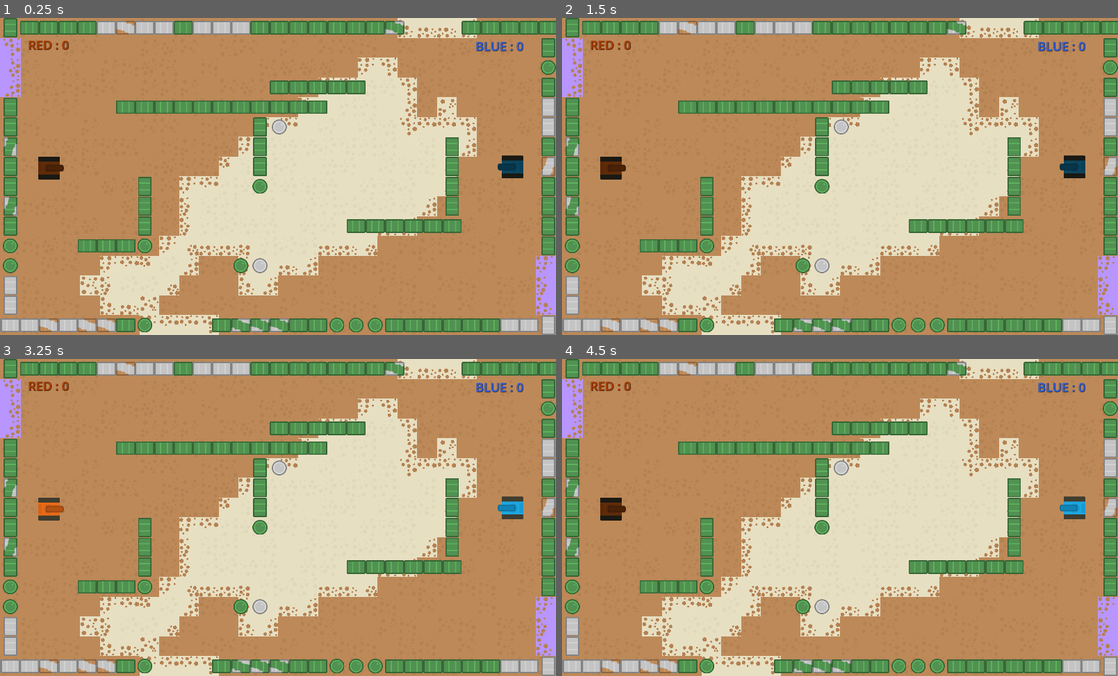
Above: before the commit, frames 1-4 (two rows, left to right).
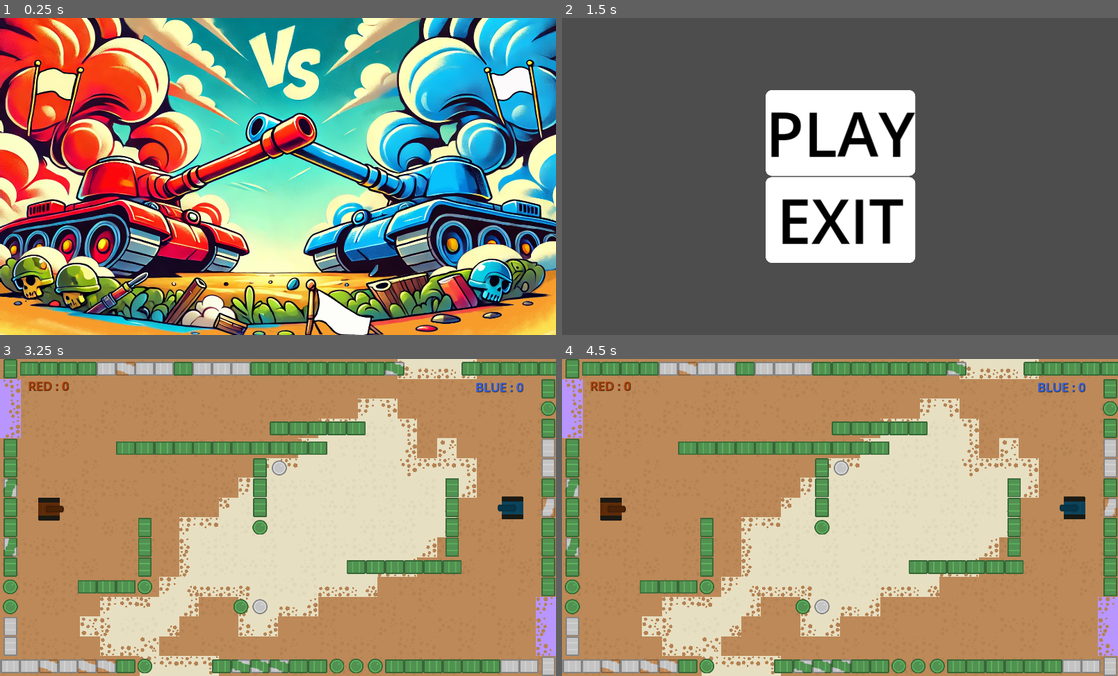
Above: after the commit, the same moments.

Repository: Iron-Wolf/snippy_tank
Game: Godot game, scene res://scenes/menus/intro.tscn
The game is run twice, just before and just after one commit, with the same random seed, the same clock (stepped at 60 frames per second) and the same inputs. Before the commit the project starts from res://scenes/world.tscn.
Inputs (mouse positions are in pixels of both pictures, inside the frame that each line leads up to):
- Up to frame 1 (0.25 s): no input
- Up to frame 2 (1.5 s): tap Enter at 0.5 s; tap Space at 1.25 s
- Up to frame 3 (3.25 s): click (278, 473) at 2 s, where only the run after the commit has a clickable "PLAY"; tap Enter at 2.75 s
- Up to frame 4 (4.5 s): tap Space at 3.5 s; tap Enter at 4.25 s

The runs differ from the first frame. In frame 1, 99% of the frame differs, in the area x 0-100%, y 0-100%; in frame 2, 100%; in frame 3, 0.6%; in frame 4, 0.3%.

Commit message:
init menus

Diff:
--- a/project.godot
+++ b/project.godot
@@ -11,7 +11,7 @@
 [application]
 
 config/name="snippy_tank"
-run/main_scene="res://scenes/world.tscn"
+run/main_scene="res://scenes/menus/intro.tscn"
 config/features=PackedStringArray("4.3", "GL Compatibility")
 config/icon="res://icon.svg"
 
--- a/scenes/world.tscn
+++ b/scenes/levels/world.tscn
@@ -1,25 +1,25 @@
 [gd_scene load_steps=28 format=4 uid="uid://dok78wo6lur2l"]
 
-[ext_resource type="Texture2D" uid="uid://c4x5rsq50hpic" path="res://assets/Spritesheet/background_sheet.png" id="1_pnfxt"]
-[ext_resource type="PackedScene" uid="uid://cocrreaiubffw" path="res://scenes/player.tscn" id="2_26ecd"]
-[ext_resource type="Texture2D" uid="uid://dv1135s6ess4b" path="res://assets/Spritesheet/dirtrock_sheet.png" id="2_ipiyx"]
-[ext_resource type="Texture2D" uid="uid://qojcxjk2mumb" path="res://assets/Spritesheet/barrel_side_sheet.png" id="3_k44dx"]
-[ext_resource type="Texture2D" uid="uid://d1s7jv8yxuj6m" path="res://assets/Spritesheet/sandrock_sheet.png" id="3_tebd1"]
-[ext_resource type="Texture2D" uid="uid://cna4d3knisb6c" path="res://assets/Spritesheet/barrel_top_sheet.png" id="4_3g84g"]
-[ext_resource type="Texture2D" uid="uid://bi2olwm8vg44f" path="res://assets/Tanks/tankRed.png" id="4_d16pt"]
-[ext_resource type="AudioStream" uid="uid://h7echt0b5iw" path="res://assets/sound/March_and_Play_guitar_loop.mp3" id="5_m7y4h"]
-[ext_resource type="Texture2D" uid="uid://63v6o20qnq8t" path="res://assets/Tanks/barrelRed_outline.png" id="5_xguky"]
-[ext_resource type="Texture2D" uid="uid://ctb73y5k3eiac" path="res://assets/Tanks/tankBlue.png" id="6_h7v4c"]
-[ext_resource type="Script" path="res://scripts/audio.gd" id="7_7a1p1"]
-[ext_resource type="Texture2D" uid="uid://bjwryy7vy8j7l" path="res://assets/Tanks/barrelBlue_outline.png" id="7_eml6a"]
-[ext_resource type="AudioStream" uid="uid://cv1qjfwqtme64" path="res://assets/sound/March_and_Play_intro.mp3" id="8_ikfit"]
-[ext_resource type="AudioStream" uid="uid://cmg4itiisuui3" path="res://assets/sound/March_and_Play_trumpet_v2.mp3" id="11_afg07"]
-[ext_resource type="Script" path="res://scripts/score.gd" id="13_ke55v"]
-[ext_resource type="AudioStream" uid="uid://riokircuj4t0" path="res://assets/sound/arcade-ui-2_floraphonic.mp3" id="15_1h2wt"]
-[ext_resource type="Script" path="res://scripts/camera.gd" id="17_cnb27"]
+[ext_resource type="Texture2D" uid="uid://c4x5rsq50hpic" path="res://assets/Spritesheet/background_sheet.png" id="1_1tqys"]
+[ext_resource type="Texture2D" uid="uid://dv1135s6ess4b" path="res://assets/Spritesheet/dirtrock_sheet.png" id="2_620vp"]
+[ext_resource type="Texture2D" uid="uid://d1s7jv8yxuj6m" path="res://assets/Spritesheet/sandrock_sheet.png" id="3_uw3b7"]
+[ext_resource type="Texture2D" uid="uid://qojcxjk2mumb" path="res://assets/Spritesheet/barrel_side_sheet.png" id="4_hu2mc"]
+[ext_resource type="Texture2D" uid="uid://cna4d3knisb6c" path="res://assets/Spritesheet/barrel_top_sheet.png" id="5_eub2k"]
+[ext_resource type="PackedScene" uid="uid://cocrreaiubffw" path="res://scenes/player.tscn" id="6_b75l5"]
+[ext_resource type="Texture2D" uid="uid://bi2olwm8vg44f" path="res://assets/Tanks/tankRed.png" id="7_imy6x"]
+[ext_resource type="Texture2D" uid="uid://63v6o20qnq8t" path="res://assets/Tanks/barrelRed_outline.png" id="8_7ywuc"]
+[ext_resource type="Texture2D" uid="uid://ctb73y5k3eiac" path="res://assets/Tanks/tankBlue.png" id="9_dbxef"]
+[ext_resource type="Texture2D" uid="uid://bjwryy7vy8j7l" path="res://assets/Tanks/barrelBlue_outline.png" id="10_c8eiq"]
+[ext_resource type="AudioStream" uid="uid://cmg4itiisuui3" path="res://assets/sound/March_and_Play_trumpet_v2.mp3" id="11_5dw72"]
+[ext_resource type="AudioStream" uid="uid://h7echt0b5iw" path="res://assets/sound/March_and_Play_guitar_loop.mp3" id="12_28ma2"]
+[ext_resource type="Script" path="res://scripts/audio.gd" id="13_lhgkq"]
+[ext_resource type="AudioStream" uid="uid://cv1qjfwqtme64" path="res://assets/sound/March_and_Play_intro.mp3" id="14_f501t"]
+[ext_resource type="AudioStream" uid="uid://riokircuj4t0" path="res://assets/sound/arcade-ui-2_floraphonic.mp3" id="15_hlc30"]
+[ext_resource type="Script" path="res://scripts/score.gd" id="16_7d3p8"]
+[ext_resource type="Script" path="res://scripts/camera.gd" id="17_h02yi"]
 
 [sub_resource type="TileSetAtlasSource" id="TileSetAtlasSource_pbxqr"]
-texture = ExtResource("1_pnfxt")
+texture = ExtResource("1_1tqys")
 texture_region_size = Vector2i(128, 128)
 0:0/0 = 0
 1:0/0 = 0
@@ -142,33 +142,32 @@
 tile_map_data = PackedByteArray("AAAAAAQAAAAAAAAAAAAAAAUAAAAAAAAAAAAAAAYAAAABAAAAAAAAAAcAAAAAAAAAAAAAAAgAAAAAAAAAAAAAAA …(1744 unchanged characters)…
 tile_set = SubResource("TileSet_mb338")
 
-[node name="Player1" parent="." groups=["respawn"] instance=ExtResource("2_26ecd")]
+[node name="Player1" parent="." groups=["respawn"] instance=ExtResource("6_b75l5")]
 position = Vector2(154, 486)
 player_id = 1
-tank_texture = ExtResource("4_d16pt")
-barrel_texture = ExtResource("5_xguky")
-
-[node name="Player2" parent="." groups=["respawn"] instance=ExtResource("2_26ecd")]
+tank_texture = ExtResource("7_imy6x")
+barrel_texture = ExtResource("8_7ywuc")
+
+[node name="Player2" parent="." groups=["respawn"] instance=ExtResource("6_b75l5")]
 position = Vector2(1653, 480)
 rotation = 3.14159
 player_id = 2
-tank_texture = ExtResource("6_h7v4c")
-barrel_texture = ExtResource("7_eml6a")
+tank_texture = ExtResource("9_dbxef")
+barrel_texture = ExtResource("10_c8eiq")
 
 [node name="BackgroundAudio" type="AudioStreamPlayer" parent="."]
 stream = SubResource("AudioStreamSynchronized_j0fkd")
 volume_db = -5.0
-script = ExtResource("7_7a1p1")
-mute = true
+script = ExtResource("13_lhgkq")
 
 [node name="time_in_fight" type="Timer" parent="BackgroundAudio"]
 
 [node name="intro_audio" type="AudioStreamPlayer" parent="BackgroundAudio"]
-stream = ExtResource("8_ikfit")
+stream = ExtResource("14_f501t")
 volume_db = -5.0
 
 [node name="NewRoundAudio" type="AudioStreamPlayer" parent="BackgroundAudio"]
-stream = ExtResource("15_1h2wt")
+stream = ExtResource("15_hlc30")
 volume_db = -5.0
 
 [node name="UI" type="Control" parent="."]
--- /dev/null
+++ b/scenes/menus/intro.tscn
@@ -0,0 +1,12 @@
+[gd_scene load_steps=3 format=3 uid="uid://c8orh6vco5k6d"]
+
+[ext_resource type="Texture2D" uid="uid://b23nouux5iljg" path="res://assets/intro_screen.png" id="1_pdx40"]
+[ext_resource type="Script" path="res://scripts/menus/intro.gd" id="1_x65vl"]
+
+[node name="Node" type="Node"]
+script = ExtResource("1_x65vl")
+
+[node name="Sprite2D" type="Sprite2D" parent="."]
+position = Vector2(895, 516)
+scale = Vector2(1.05, 1.05)
+texture = ExtResource("1_pdx40")
--- /dev/null
+++ b/scenes/menus/main.tscn
@@ -0,0 +1,60 @@
+[gd_scene load_steps=4 format=3 uid="uid://llrdda7eqe8k"]
+
+[ext_resource type="Script" path="res://scripts/menus/main.gd" id="1_50ggu"]
+
+[sub_resource type="StyleBoxFlat" id="StyleBoxFlat_i2uhy"]
+bg_color = Color(1, 1, 1, 1)
+corner_radius_top_left = 20
+corner_radius_top_right = 20
+corner_radius_bottom_right = 20
+corner_radius_bottom_left = 20
+
+[sub_resource type="StyleBoxFlat" id="StyleBoxFlat_17b6u"]
+bg_color = Color(1, 1, 1, 1)
+corner_radius_top_left = 20
+corner_radius_top_right = 20
+corner_radius_bottom_right = 20
+corner_radius_bottom_left = 20
+
+[node name="Control" type="Control"]
+layout_mode = 3
+anchors_preset = 8
+anchor_left = 0.5
+anchor_top = 0.5
+anchor_right = 0.5
+anchor_bottom = 0.5
+grow_horizontal = 2
+grow_vertical = 2
+size_flags_horizontal = 4
+size_flags_vertical = 4
+script = ExtResource("1_50ggu")
+
+[node name="VBoxContainer" type="VBoxContainer" parent="."]
+layout_mode = 1
+anchors_preset = 8
+anchor_left = 0.5
+anchor_top = 0.5
+anchor_right = 0.5
+anchor_bottom = 0.5
+offset_left = -241.0
+offset_top = -275.0
+offset_right = 241.0
+offset_bottom = 275.0
+grow_horizontal = 2
+grow_vertical = 2
+
+[node name="PlayBtn" type="Button" parent="VBoxContainer"]
+unique_name_in_owner = true
+layout_mode = 2
+theme_override_colors/font_color = Color(0, 0, 0, 1)
+theme_override_font_sizes/font_size = 200
+theme_override_styles/normal = SubResource("StyleBoxFlat_i2uhy")
+text = "PLAY"
+
+[node name="ExitBtn" type="Button" parent="VBoxContainer"]
+unique_name_in_owner = true
+layout_mode = 2
+theme_override_colors/font_color = Color(0, 0, 0, 1)
+theme_override_font_sizes/font_size = 200
+theme_override_styles/normal = SubResource("StyleBoxFlat_17b6u")
+text = "EXIT"
--- /dev/null
+++ b/scripts/menus/intro.gd
@@ -0,0 +1,8 @@
+extends Node
+
+@onready var time_before_active = get_tree().create_timer(1)
+
+func _input(_event: InputEvent) -> void:
+	if time_before_active.time_left > 0:
+		return
+	get_tree().change_scene_to_file("res://scenes/menus/main.tscn")
--- /dev/null
+++ b/scripts/menus/main.gd
@@ -0,0 +1,12 @@
+# https://www.youtube.com/watch?v=zHYkcJyE52g
+extends Node
+
+func _ready() -> void:
+	get_node("%PlayBtn").pressed.connect(on_play_pressed)
+	get_node("%ExitBtn").pressed.connect(on_exit_pressed)
+
+func on_play_pressed() -> void:
+	get_tree().change_scene_to_file("res://scenes/levels/world.tscn")
+
+func on_exit_pressed():
+	get_tree().quit()
Binary file added: assets/intro_screen.png
Not shown, added: assets/intro_screen.png.import
Not shown: 7 places in scenes/levels/world.tscn that only renumber resources
